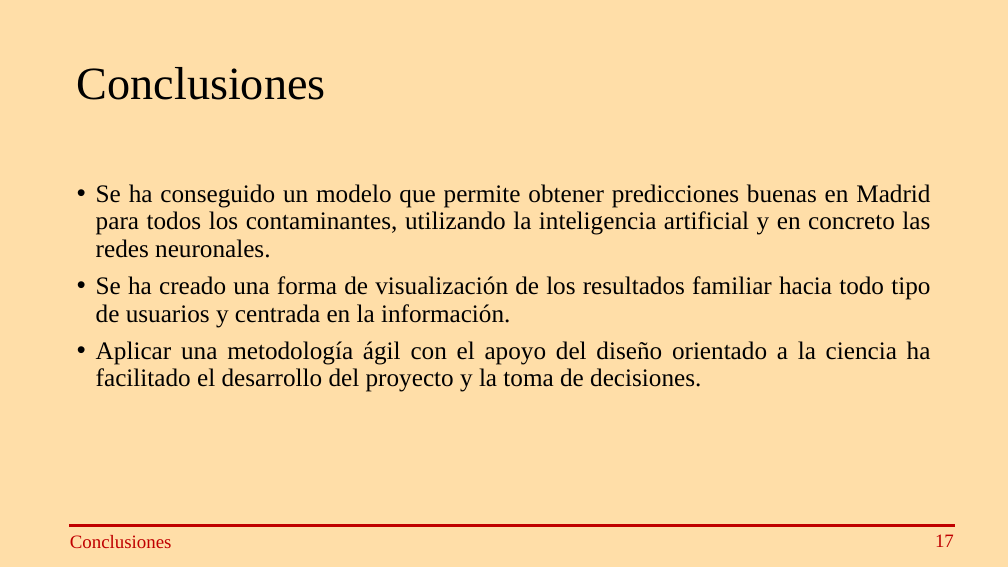
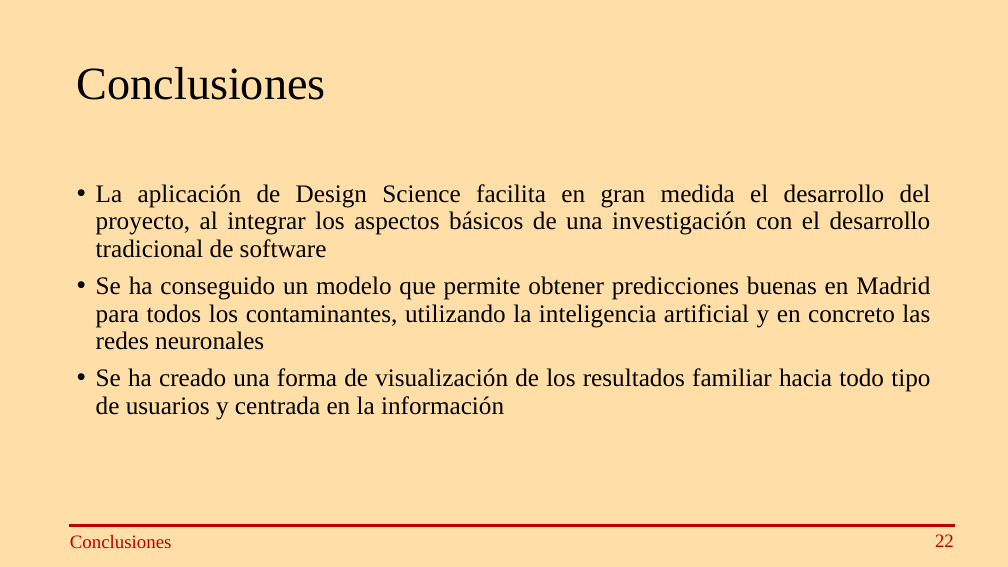
Before and after one commit to IsmaelMira/TFG, a slide deck: slide 24 of PresentacionTFG.pptx (slide 19 before the commit). Drawn at 1008x567 pixels with LibreOffice and Linux fonts; fonts in the diff are those of the drawing. Boxes give left, top, right and bottom in pixels: in the first picture for what was removed or moved away, otherwise in the second. Text is boxed around its words. In the diff, an @@ line names an element or a change of style, - is before the commit and + after.

```diff
--- a/PresentacionTFG.pptx
+++ b/PresentacionTFG.pptx
@@ text at <box>96,184,931,420</box>: text changed @@
-• Se ha conseguido un modelo que permite obtener predicciones buenas en Madrid para todos los contaminantes, utilizando la inteligencia artificial y en concreto las redes neuronales.
-• Se ha creado una forma de visualización de los resultados familiar hacia todo tipo de usuarios y centrada en la información.
-• Aplicar una metodología ágil con el apoyo del diseño orientado a la ciencia ha facilitado el desarrollo del proyecto y la toma de decisiones.
+• La aplicación de Design Science facilita en gran medida el desarrollo del proyecto, al integrar los aspectos básicos de una investigación con el desarrollo tradicional de software
+• Se ha conseguido un modelo que permite obtener predicciones buenas en Madrid para todos los contaminantes, utilizando la inteligencia artificial y en concreto las redes neuronales
+• Se ha creado una forma de visualización de los resultados familiar hacia todo tipo de usuarios y centrada en la información
@@ text at <box>935,534,954,547</box>: text changed @@
-17
+22
```
Also in this commit, not shown: 18 other slides changed, 5 slides added, 4 other files.
